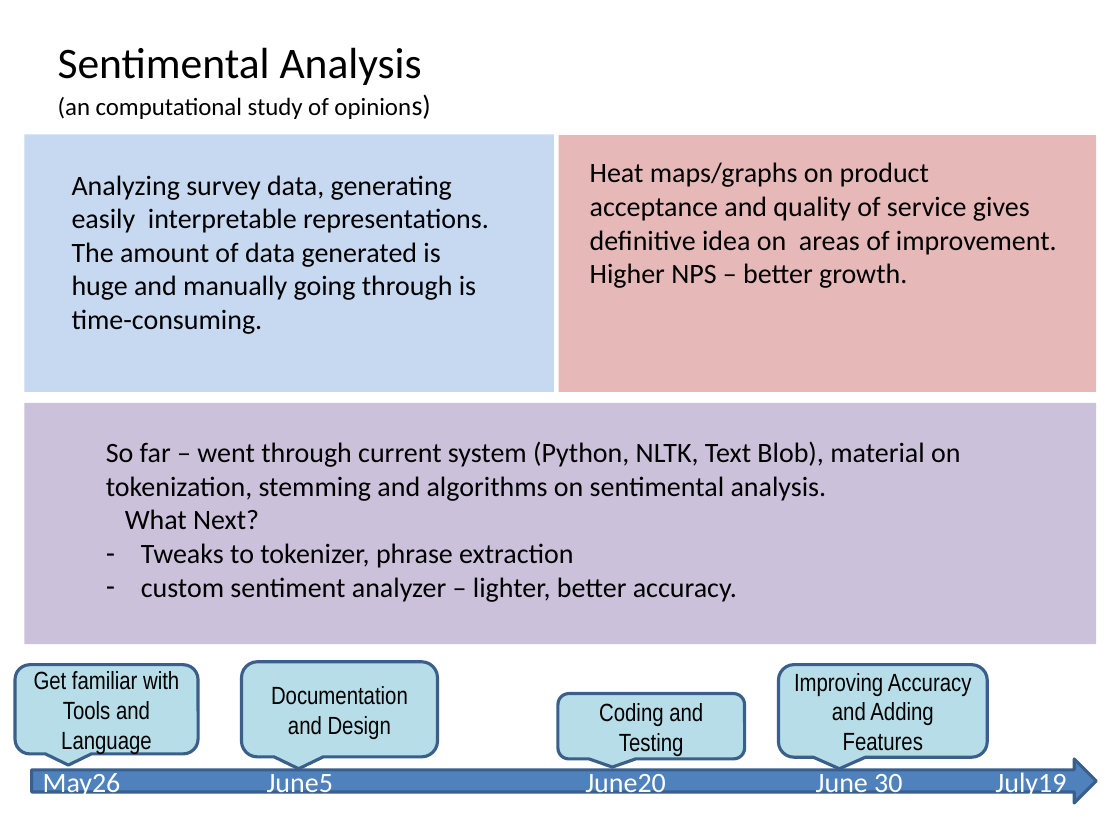
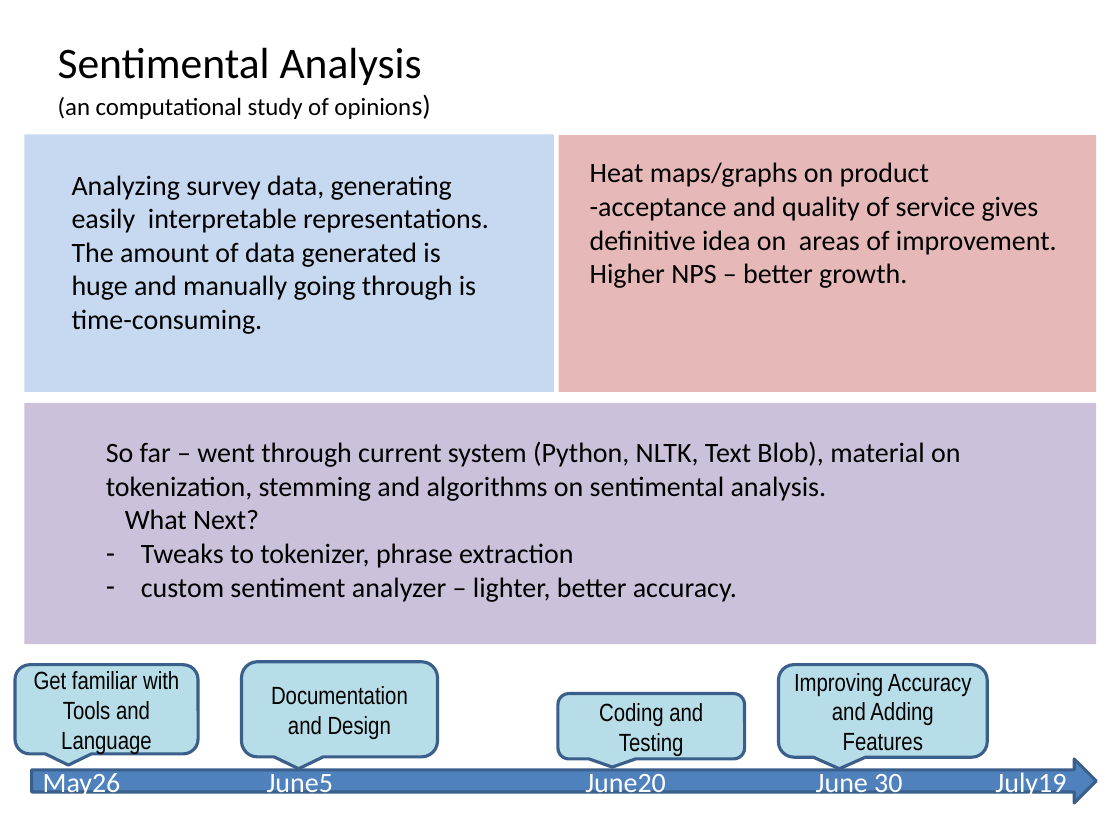
Before and after one commit to DCSGInterns/NLP, a slide deck: slide 1 of PPT/Intern Projects.pptx. Drawn at 1120x840 pixels with LibreOffice and Linux fonts; fonts in the diff are those of the drawing. Boxes give left, top, right and bottom in pixels: in the first picture for what was removed or moved away, otherwise in the second. Text is boxed around its words. In the diff, an @@ line names an element or a change of style, - is before the commit and + after.

```diff
--- a/PPT/Intern Projects.pptx
+++ b/PPT/Intern Projects.pptx
@@ text at (590,162,1057,255): text changed @@
-Heat maps/graphs on product acceptance and quality of service gives definitive idea on areas of improvement.
+Heat maps/graphs on product -acceptance and quality of service gives definitive idea on areas of improvement.
```
Also in this commit, not shown: 1 other slide changed, 5 other files.
